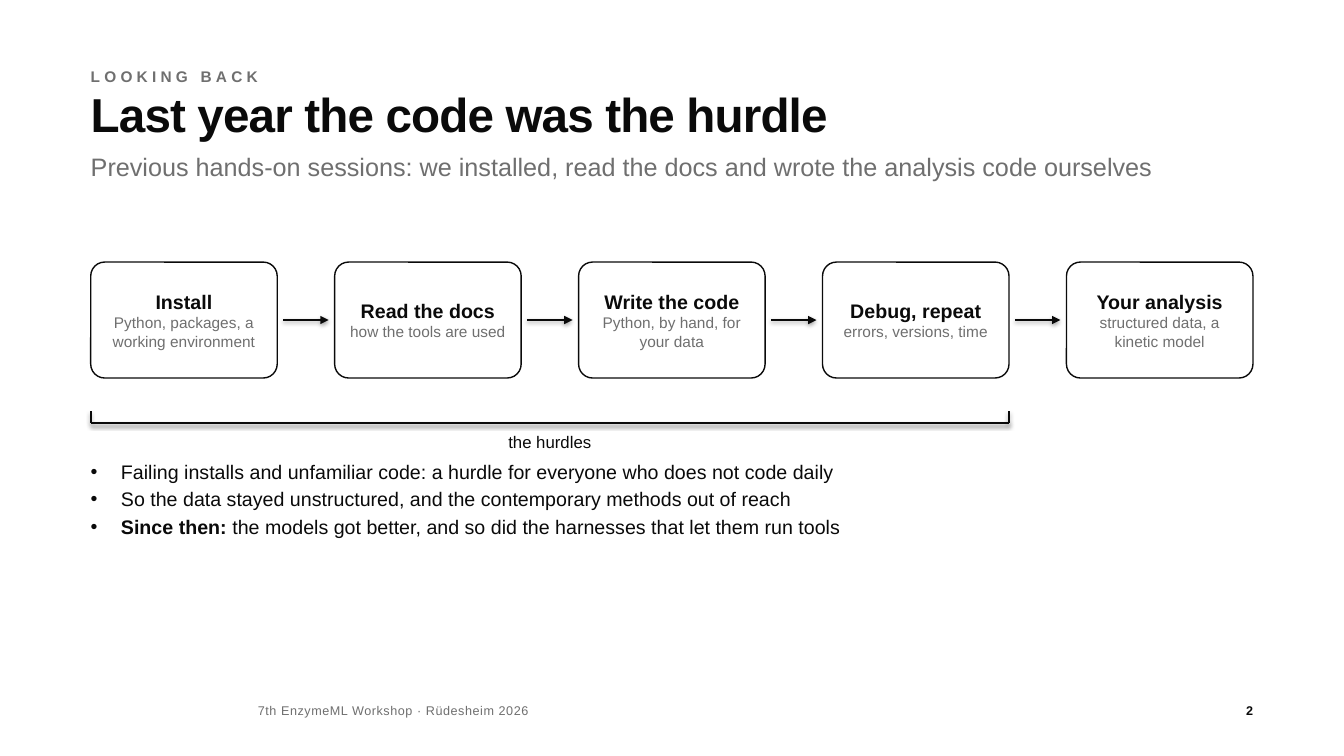
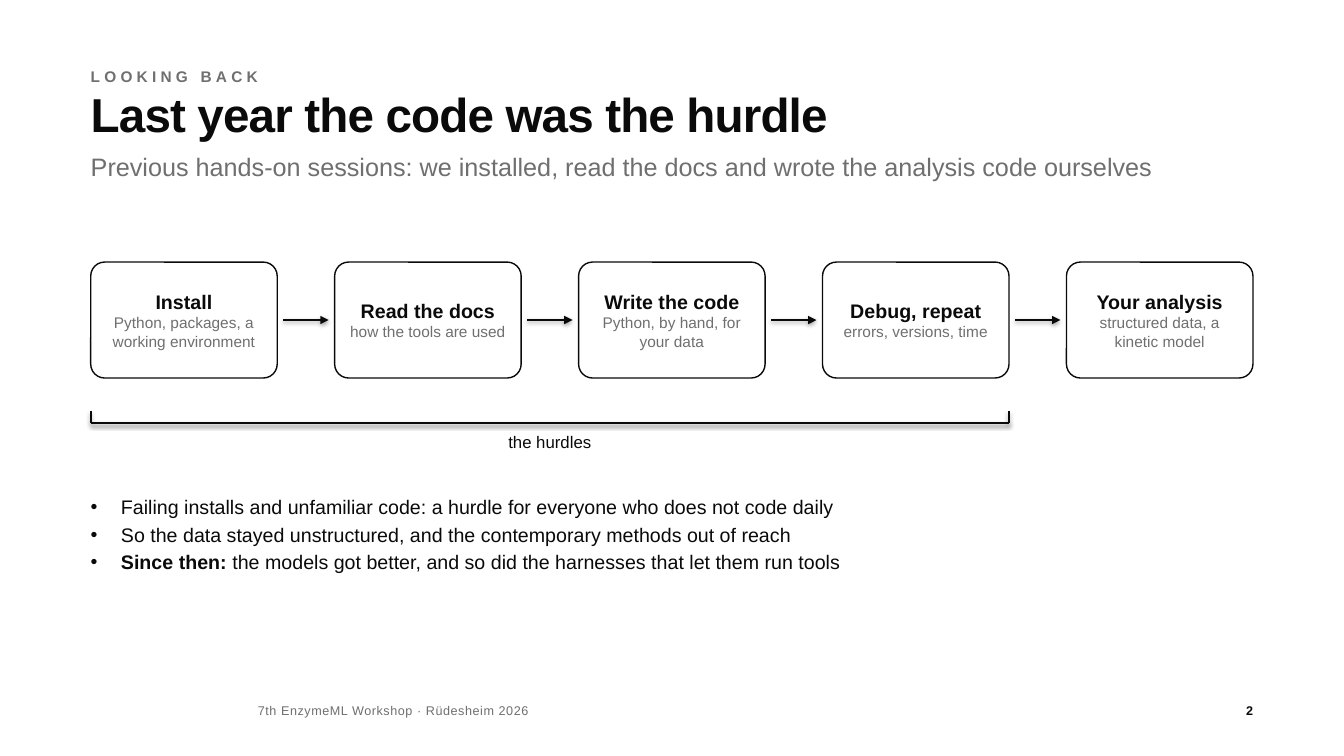
Before and after one commit to haeussma/enzymeml-workshop-modelling-2026, a slide deck: slide 2 of slides/workshop.pptx. Drawn at 1344x756 pixels with LibreOffice and Linux fonts; fonts in the diff are those of the drawing; background and template pictures are left out. Boxes give left, top, right and bottom in pixels: in the first picture for what was removed or moved away, otherwise in the second. Text is boxed around its words. In the diff, an @@ line names an element or a change of style, - is before the commit and + after.

```diff
--- a/slides/workshop.pptx
+++ b/slides/workshop.pptx
@@ text "Failing installs and unfamiliar code: ...": place and size @@
-text "Failing installs and unfamiliar code: ..." at <box>121,464,839,538</box>
+text "Failing installs and unfamiliar code: ..." at <box>121,499,839,573</box>
```
Also in this commit, not shown: 2 other files.
